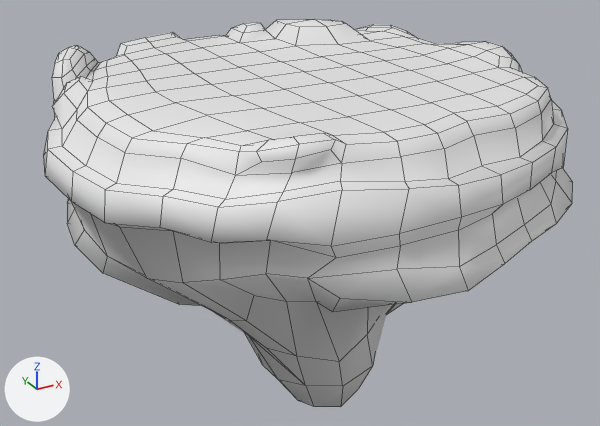
The FBX model Assets/Art/Model/Scene/Scene/Desert/MS_Deaert01_Default01.fbx as it was, and as the next commit left it.
Both versions are drawn from a camera (50 mm lens) standing at (-23.9, -42.9, 12.3) and looking at (-0.3, -0.1, -9.1). The lights are fixed; the arrows at lower left show +X, +Y and +Z. Mesh edges are drawn as thin lines. Where no turn or scale is listed for an object, it has been applied to the vertices.

The older version as bpy lines, for what is in view:
```python
me_cube_001 = bpy.data.meshes.new('Cube.001')
me_cube_001.from_pydata(...)  # 514 vertices, 513 faces; spans x -15.8..16.3, y -16.4..14.8, z -22.3..1.3
# before: 3 (-9.4, 8.7, 0.0) at pixel (106, 60), 65 (-9.8, 9.3, -0.2) at pixel (98, 62), 205 (-9.8, 8.9, -0.1) at pixel (100, 62), 261 (-8.3, 10.4, -0.2) at pixel (116, 55)
# before: 237 (-2.7, 12.6, -0.1) at pixel (183, 39), 505 (-5.7, 11.3, 0.3) at pixel (149, 41), 508 (-5.7, 11.9, 0.4) at pixel (145, 37), 509 (-5.7, 12.3, 0.0)
ob_cube = bpy.data.objects.new('Cube', me_cube_001)
ob_cube.location = (0.0, 0.0, 0.0)
```
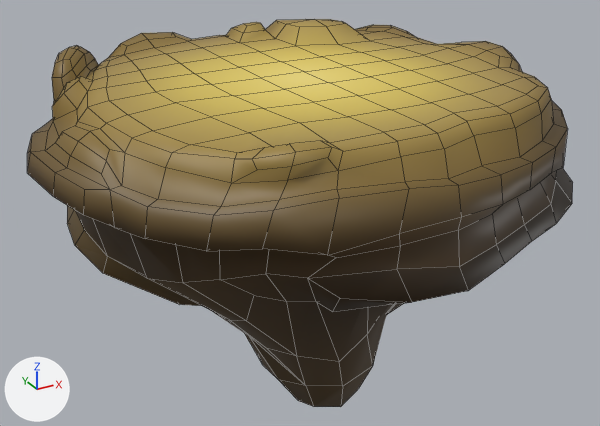
Pixel boxes (x1, y1, x2, y2) of what changed, in the pictures (600 x 426 px; the box of a moved part takes in the faces that stretch with it):
'Cube', reshaped: before (44, 19, 573, 407); after (27, 19, 573, 407)
part 1 of me_cube_001, built on: before (44, 77, 409, 283); after (27, 77, 409, 283)
part 2 of me_cube_001, moved or reshaped: before (87, 44, 131, 71); after (87, 43, 131, 71)
part 3 of me_cube_001, moved or reshaped: (121, 32, 224, 55) in both
part 4 of me_cube_001, recoloured (white to brown): (52, 19, 573, 407) in both

The change, as a list of edits to the scene's bpy script:
```text
Add img_t_desert01_default01_png:
    img_t_desert01_default01_png = load_image('T_Desert01_Default01.png', '../../../../Textures/Scene/Desert/T_Desert01_Default01.png', 1024, 1024, 'sRGB')
Add mat_m_desert01_default01:
    mat_m_desert01_default01 = principled_material('M_Desert01_Default01')
    mat_m_desert01_default01.texture = img_t_desert01_default01_png
Change me_cube_001:
    used by ob_cube; location = (0.0, 0.0, 0.0)
    verts and faces of me_cube_001; kept vertices keep their numbers, new ones are numbered from 514
    remove me_cube_001.from_pydata(...)  # 514 vertices, 513 faces; spans x -15.8..16.3, y -16.4..14.8, z -22.3..1.3
    add me_cube_001.from_pydata(...)  # 532 vertices, 531 faces; spans x -16.7..16.3, y -16.4..14.8, z -22.3..1.3
    me_cube_001 part 1
    4 vertices are removed from x -15.5..-13.8, y -6.0..0.0, z -4.4..-0.9
    16 faces are deleted
    15 vertices in x -10.7..-4.6, y -13.9..-9.3, z -4.4..0.3 move by (-0.4, -0.4, -0.2)
    10 vertices in x -8.8..-5.0, y -12.6..-10.6, z -4.0..0.3 move by (-0.4, -0.4, -0.1)
    3 vertices in x -12.3..-10.4, y -8.2..-7.3, z -4.2..-0.6 move by (-1.0, -0.6, -0.1)
    14 vertices move from x -14.9..-7.7, y -11.9..4.2, z -5.0..-0.1 to x -16.0..-7.6, y -12.2..4.8, z -5.0..-0.1
    22 vertices are added at x -16.7..-13.4, y -6.7..4.9, z -4.5..-0.9
    34 new faces join them
    me_cube_001 part 2
    add verts[3] = (-9.2, 8.6, 0.0)  # moved, pixel (109, 60)
    add verts[65] = (-9.9, 9.1, -0.4)  # moved, pixel (98, 65)
    add verts[205] = (-9.7, 9.0, -0.2)  # moved, pixel (101, 62)
    add verts[261] = (-8.9, 10.3, -0.3)  # moved, pixel (108, 57)
    me_cube_001 part 3
    add verts[237] = (-2.0, 12.7, -0.2)  # moved, pixel (191, 39)
    add verts[505] = (-5.7, 11.5, 0.4)  # moved, pixel (147, 39)
    add verts[508] = (-5.9, 12.3, 0.7)  # moved, pixel (141, 33)
    add verts[509] = (-5.8, 12.6, 0.2)  # moved
    me_cube_001 part 4: 497 faces spanning x -15.8..16.3, y -16.4..14.8, z -22.3..1.3 switch from no material to mat_m_desert01_default01 (picture img_t_desert01_default01_png)
```
